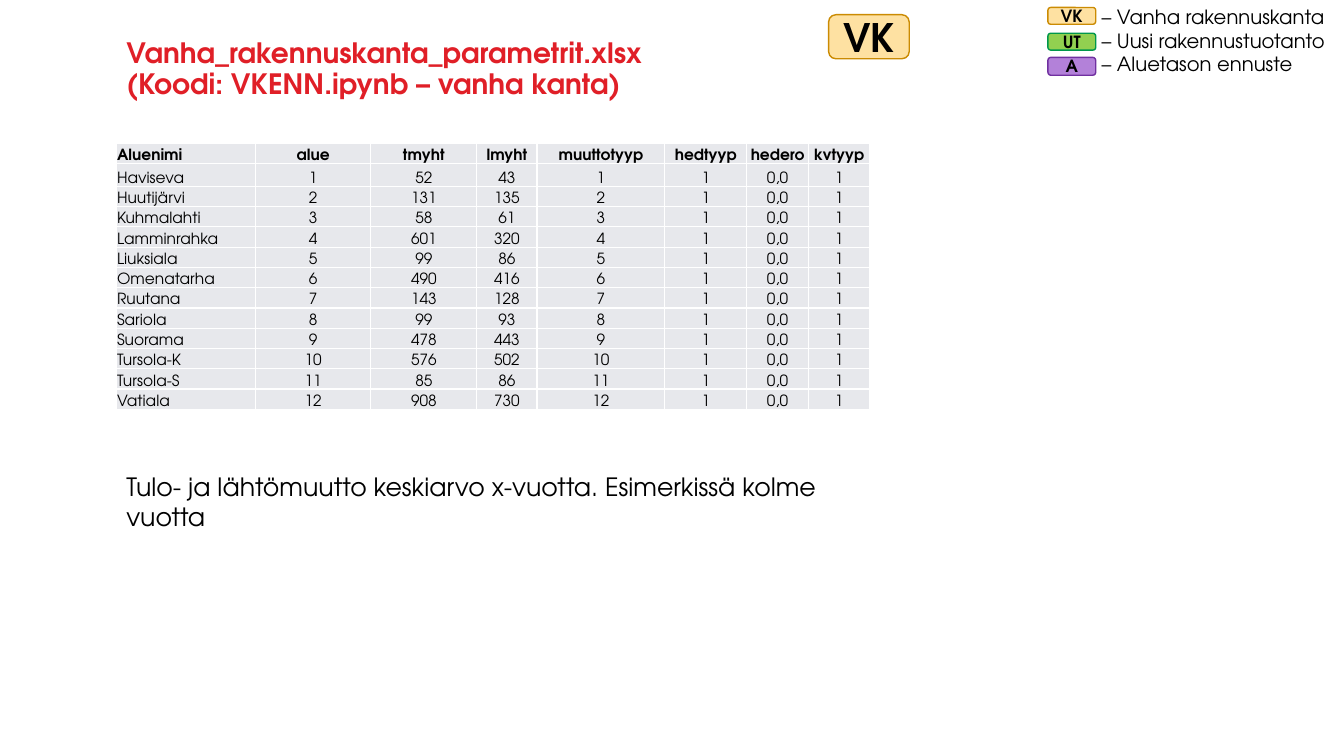
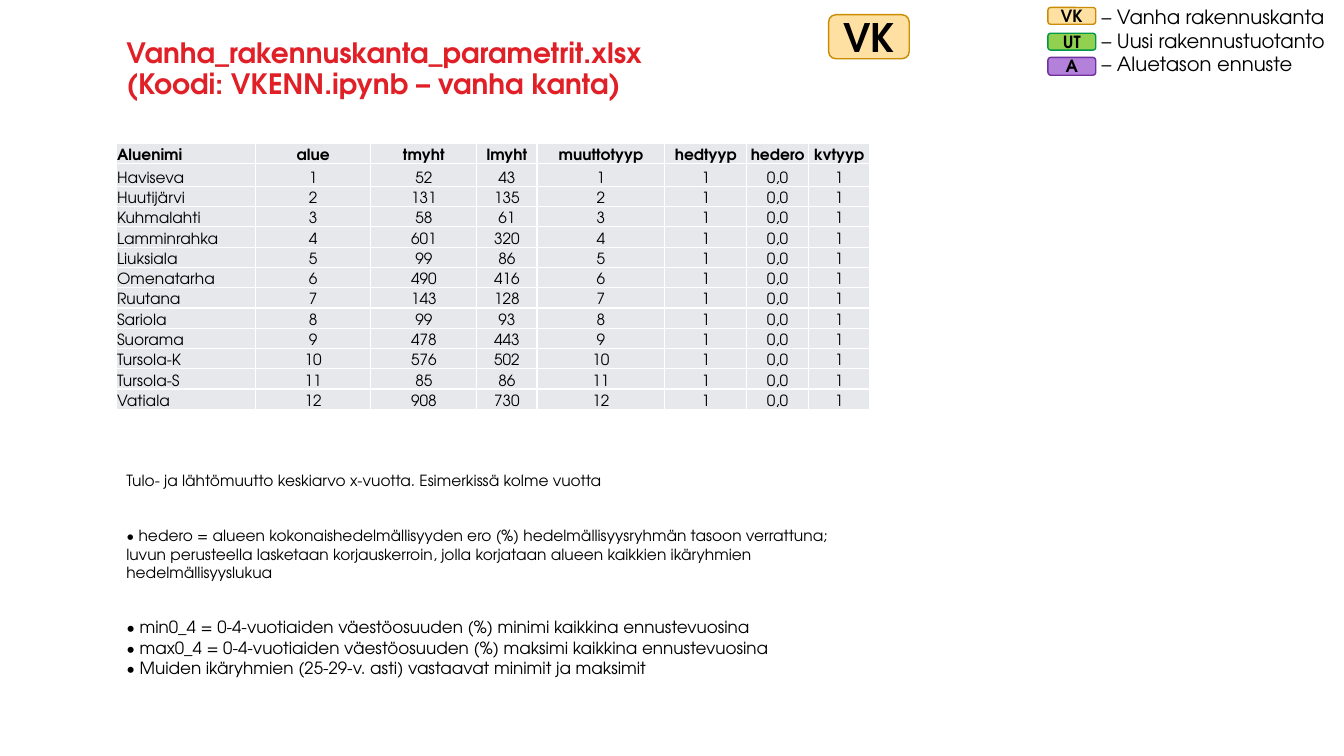
Before and after one commit to kangasalakehitys/vaestoennuste, a slide deck: slide 12 of Dokumentaatio/Ohjeet.pptx. Drawn at 1344x756 pixels with LibreOffice and Linux fonts; fonts in the diff are those of the drawing; background and template pictures are left out. Boxes give left, top, right and bottom in pixels: in the first picture for what was removed or moved away, otherwise in the second. Text is boxed around its words. In the diff, an @@ line names an element or a change of style, - is before the commit and + after.

```diff
--- a/Dokumentaatio/Ohjeet.pptx
+++ b/Dokumentaatio/Ohjeet.pptx
@@ text at (126, 474, 601, 489): size 18 to 11 pt in "Tulo- ja lähtömuutto keskiarvo x-vuotta. Esimerkissä kolme ..." @@
@@ text at (126, 529, 828, 678): paragraphs added @@
+• hedero = alueen kokonaishedelmällisyyden ero (%) hedelmällisyysryhmän tasoon verrattuna; luvun perusteella lasketaan korjauskerroin, jolla korjataan alueen kaikkien ikäryhmien hedelmällisyyslukua
+• min0_4 = 0-4-vuotiaiden väestöosuuden (%) minimi kaikkina ennustevuosina
+• max0_4 = 0-4-vuotiaiden väestöosuuden (%) maksimi kaikkina ennustevuosina
+• Muiden ikäryhmien (25-29-v. asti) vastaavat minimit ja maksimit
```
Also in this commit, not shown: 6 other slides changed, 38 other files.
